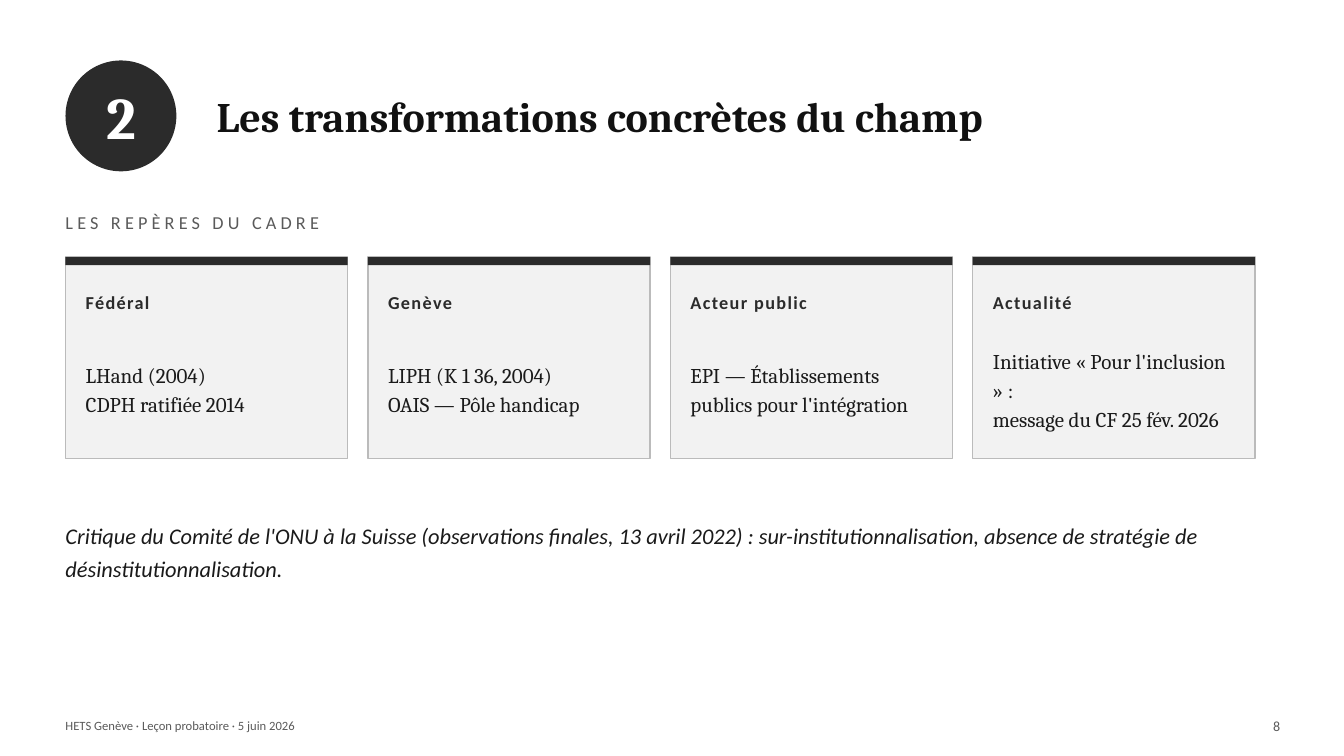
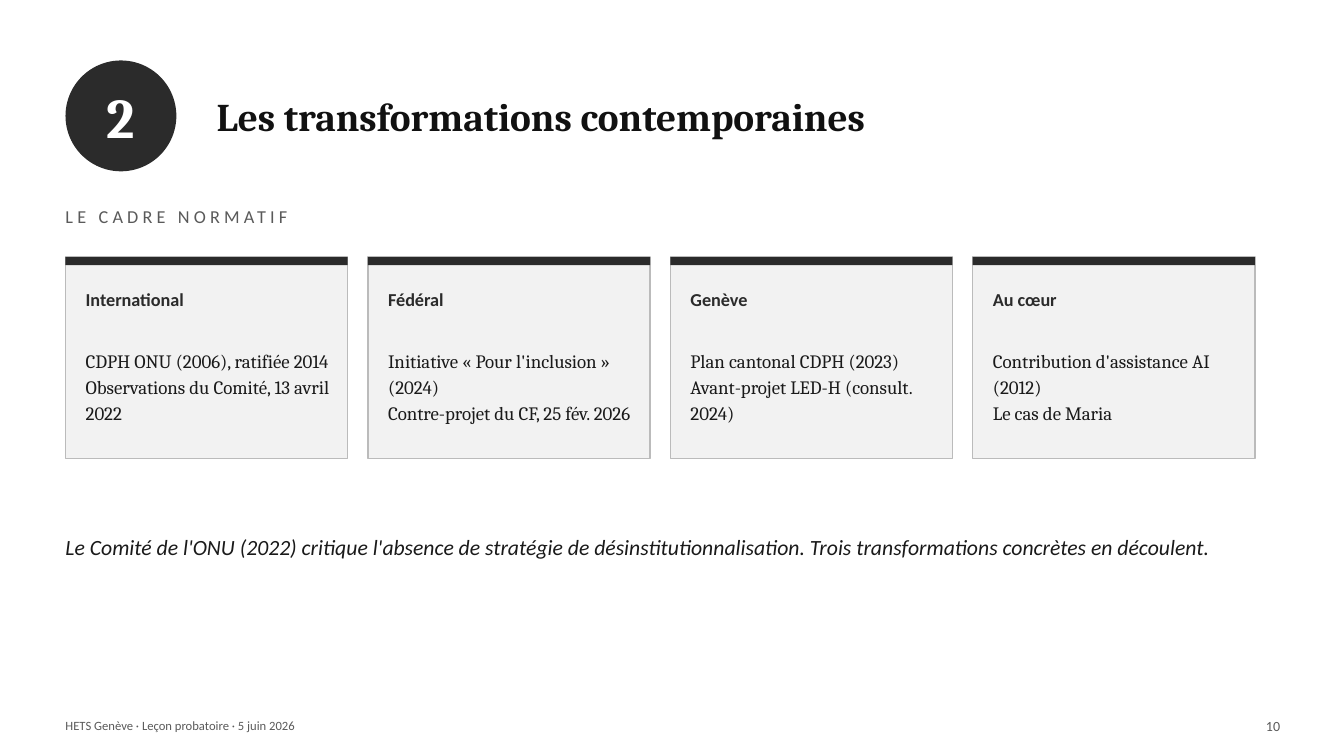
Before and after one commit to pierrebrasseur/cours-handicap-ts, a slide deck: slide 14 of docs/pdfs/Brasseur_lecon_5juin.pptx (slide 12 before the commit). Drawn at 1344x756 pixels with LibreOffice and Linux fonts; fonts in the diff are those of the drawing. Boxes give left, top, right and bottom in pixels: in the first picture for what was removed or moved away, otherwise in the second. Text is boxed around its words. In the diff, an @@ line names an element or a change of style, - is before the commit and + after.

```diff
--- a/docs/pdfs/Brasseur_lecon_5juin.pptx
+++ b/docs/pdfs/Brasseur_lecon_5juin.pptx
@@ text "2" at (107, 100, 135, 138): size 42 to 40 pt @@
@@ text at (217, 103, 865, 140): text changed; size 30 to 28 pt @@
-Les transformations concrètes du champ
+Les transformations contemporaines
@@ text at (65, 214, 319, 229): text changed @@
-LES REPÈRES DU CADRE
+LE CADRE NORMATIF
@@ text added at (86, 293, 184, 306), 13 pt, text #2B2B2B, bold @@
+International
@@ text "Fédéral": place and size @@
-text "Fédéral" at (86, 296, 150, 309)
+text "Fédéral" at (388, 293, 444, 306)
@@ text "Fédéral" at (388, 293, 444, 306): letter spacing 1 to 0 pt @@
@@ text "Genève" at (690, 293, 747, 306): letter spacing 1 to 0 pt @@
@@ text "Genève": place and size @@
-text "Genève" at (388, 296, 452, 309)
+text "Genève" at (690, 293, 747, 306)
@@ text removed at (690, 296, 807, 312) @@
-Acteur public
@@ text at (993, 294, 1057, 306): text changed @@
-Actualité
+Au cœur
@@ text at (86, 354, 329, 420): text changed; size 15 to 13.5 pt @@
-LHand (2004)
-CDPH ratifiée 2014
+CDPH ONU (2006), ratifiée 2014
+Observations du Comité, 13 avril 2022
@@ text at (388, 355, 630, 424): text changed; size 15 to 13.5 pt @@
-LIPH (K 1 36, 2004)
-OAIS — Pôle handicap
+Initiative « Pour l'inclusion » (2024)
+Contre-projet du CF, 25 fév. 2026
@@ text at (690, 355, 913, 423): text changed; size 15 to 13.5 pt @@
-EPI — Établissements
-publics pour l'intégration
+Plan cantonal CDPH (2023)
+Avant-projet LED-H (consult. 2024)
@@ text at (993, 355, 1210, 420): text changed; size 15 to 13.5 pt @@
-Initiative « Pour l'inclusion » :
-message du CF 25 fév. 2026
+Contribution d'assistance AI (2012)
+Le cas de Maria
@@ text at (65, 539, 1209, 559): text changed; size 16 to 15.5 pt @@
-Critique du Comité de l'ONU à la Suisse (observations finales, 13 avril 2022) : sur-institutionnalisation, absence de stratégie de désinstitutionnalisation.
+Le Comité de l'ONU (2022) critique l'absence de stratégie de désinstitutionnalisation. Trois transformations concrètes en découlent.
@@ text at (1266, 722, 1280, 731): text changed @@
-8
+10
```
Also in this commit, not shown: 11 other slides changed, 11 slides added, 11 slides removed.
